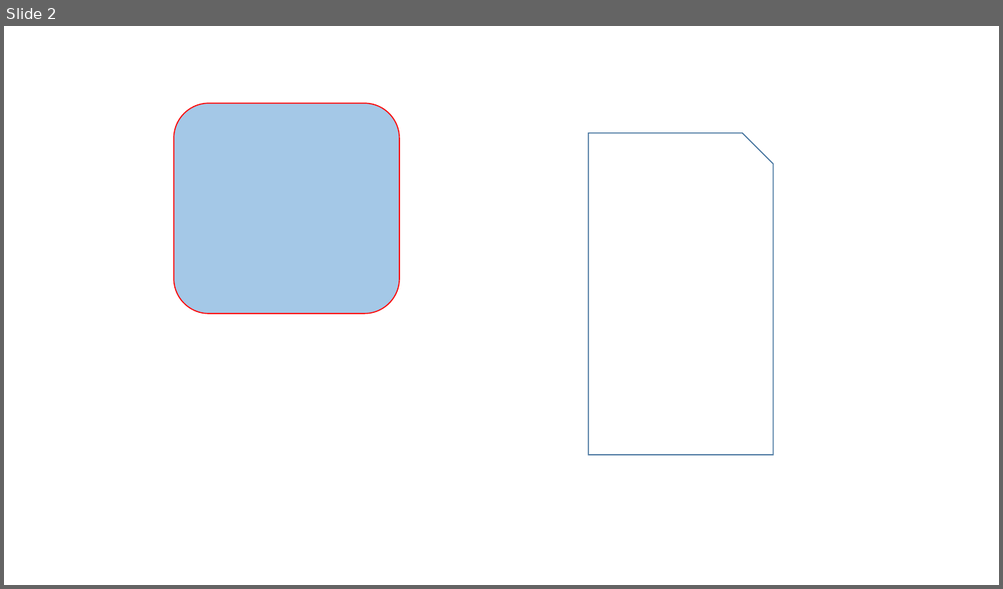
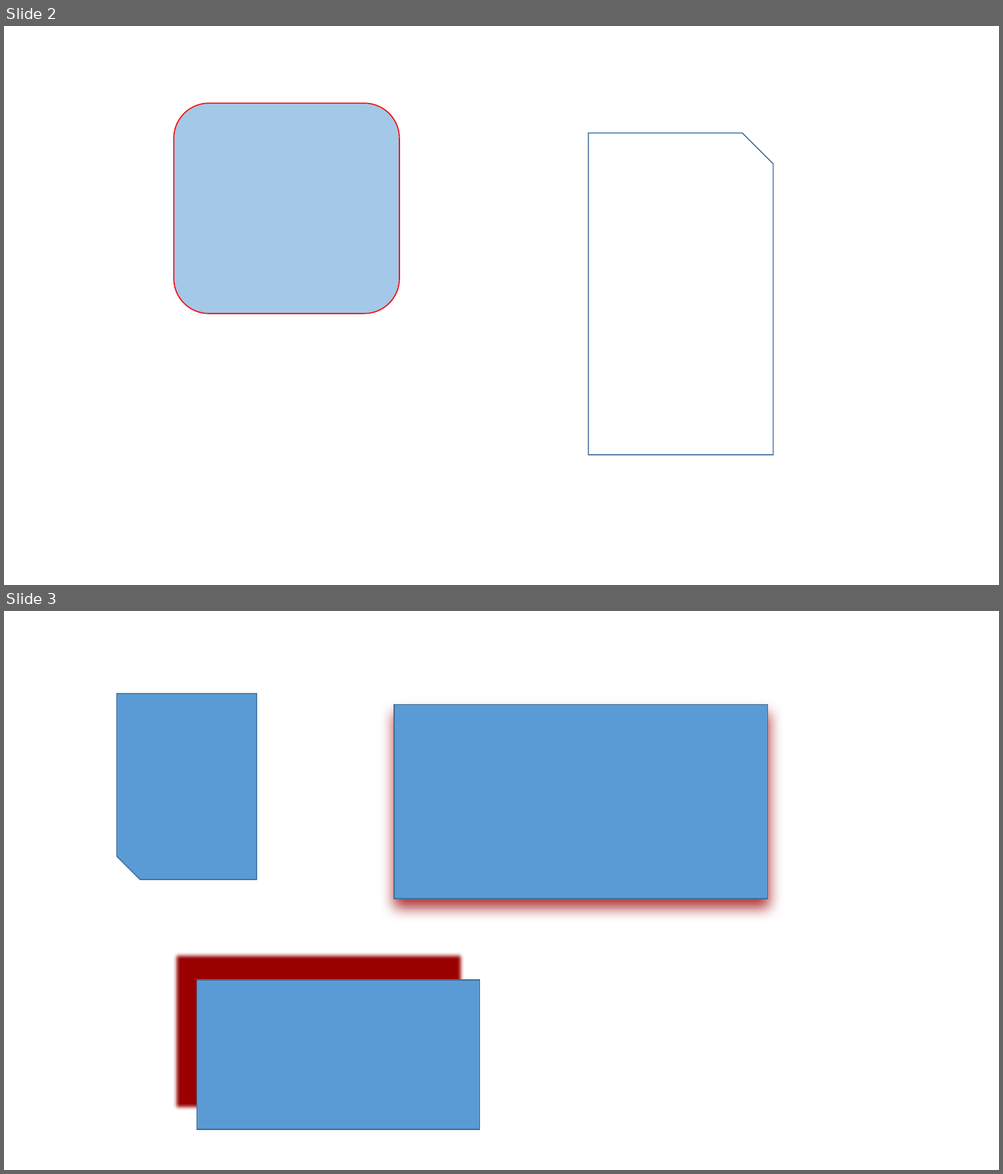
Before and after one commit to moneyinto/pptx2Json, a slide deck: ppt/shape.pptx. Shown one above the other, each under a label of ours: slide 2 before the commit, slides 2 and 3 after it. The pictures are 1003x589 and 1003x1174 pixels, drawn with LibreOffice and Linux fonts; fonts in the diff are those of the drawing. Boxes give left, top, right and bottom in pixels: in the first picture for what was removed or moved away, otherwise in the second. Text is boxed around its words. In the diff, an @@ line names an element or a change of style, - is before the commit and + after.

```diff
--- a/ppt/shape.pptx
+++ b/ppt/shape.pptx
@@ slide 3 added at bbox=[4, 611, 999, 1170], background #FFFFFF @@
@@ snip rect added at bbox=[116, 694, 257, 880], fill #5B9BD5, outline #43739E 1 pt @@
@@ rectangle added at bbox=[394, 704, 768, 898], fill #5B9BD5, outline #43739E 1 pt @@
@@ rectangle added at bbox=[197, 980, 480, 1130], fill #5B9BD5, outline #43739E 1 pt @@
```
Also in this commit, not shown: 1 slide removed, 3 other files.
